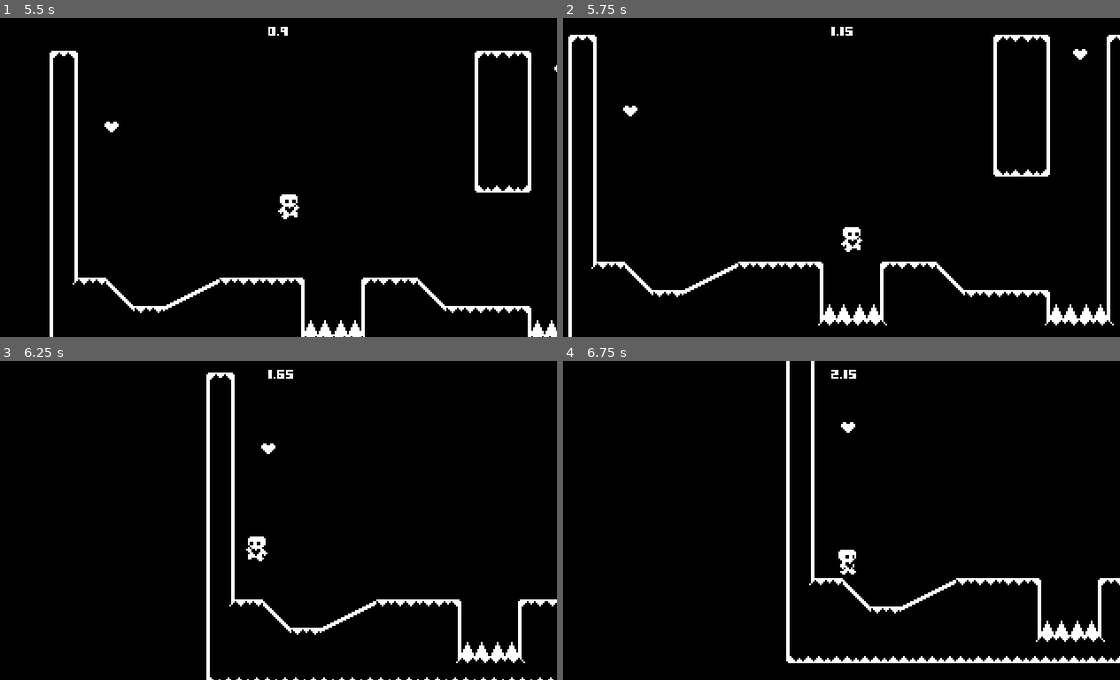
Above: before the commit, frames 1-4 (two rows, left to right).
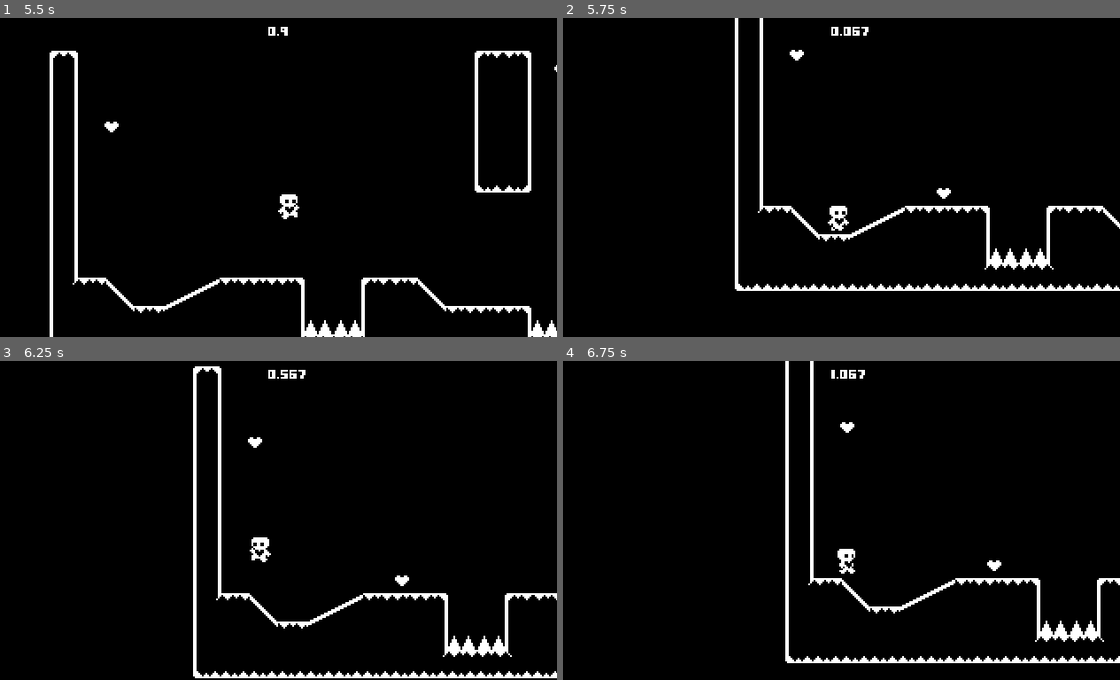
Above: after the commit, the same moments.

Repository: r2andrew/Heart-Platformer
Game: Godot game, scene res://start_menu.tscn
The game is run twice, just before and just after one commit, with the same random seed, the same clock (stepped at 60 frames per second) and the same inputs.
Inputs:
- Up to frame 1 (5.5 s): click "Start Game" at 0.5 s; click "Start Game" at 1.25 s; hold Right (move_right) 2.03-3.53 s; tap Space (jump) at 2.27, 3.02, 4.52, 5.27 s; tap Enter at 2.75 s; tap R (restart, bound only after the commit) at 3.5, 4.25 s; hold Left (move_left) 3.53-4.28 s; hold Right (move_right) from 4.28 s (still down)
- Up to frame 2 (5.75 s): keep holding Right (move_right); tap R (restart, bound only after the commit) at 5.65 s
- Up to frame 3 (6.25 s): release Right (move_right) at 5.78 s; hold Left (move_left) from 5.78 s (still down); tap Space (jump) at 6.02 s
- Up to frame 4 (6.75 s): release Left (move_left) at 6.53 s; hold Right (move_right) from 6.53 s (still down)

Frame 1 is identical in both runs. In frame 2, 8.0% of the frame differs, in the area x 0-100%, y 0-100%; in frame 3, 5.7%; in frame 4, 1.2%.
Error in both runs: Cannot call method 'change_scene_to_file' on a null value. (res://start_menu.gd:11)

Commit message:
add restart button + remove boost and respawn

Diff:
--- a/Events.gd
+++ b/Events.gd
@@ -1,6 +1,7 @@
 extends Node
 
 @export var times = []
+@export var just_restarted_r = false
 var levelIndex = 0
 
 signal level_completed
--- a/player.gd
+++ b/player.gd
@@ -15,16 +15,7 @@
 
 func _physics_process(delta):
 
-	# TEST: change movement data
-	if Input.is_action_just_pressed("ui_page_down"):
-		movement_data = load("res://FasterMovementData.tres")
-
 	just_wall_jumped = false
-
-	# TEST: go to spawn
-	if Input.is_action_just_pressed("ui_page_up"):
-		global_position = starting_position
-
 
 	apply_gravity(delta)
 
--- a/project.godot
+++ b/project.godot
@@ -92,6 +92,11 @@
 , Object(InputEventJoypadButton,"resource_local_to_scene":false,"resource_name":"","device":-1,"button_index":0,"pressure":0.0,"pressed":true,"script":null)
 ]
 }
+restart={
+"deadzone": 0.5,
+"events": [Object(InputEventKey,"resource_local_to_scene":false,"resource_name":"","device":-1,"window_id":0,"alt_pressed":false,"shift_pressed":false,"ctrl_pressed":false,"meta_pressed":false,"pressed":false,"keycode":0,"physical_keycode":82,"key_label":0,"unicode":114,"echo":false,"script":null)
+]
+}
 
 [layer_names]
 
--- a/world.gd
+++ b/world.gd
@@ -21,9 +21,12 @@
 	start_in.visible = true
 
 	get_tree().paused = true
-	LevelTransition.fade_from_black()
-	animation_player.play("countdown")
-	await animation_player.animation_finished
+	print(Events.just_restarted_r)
+	if !Events.just_restarted_r:
+		LevelTransition.fade_from_black()
+		animation_player.play("countdown")
+		await animation_player.animation_finished
+	else: Events.just_restarted_r = false
 	get_tree().paused = false
 	start_in.visible = false
 	start_level_msec = Time.get_ticks_msec()
@@ -31,6 +34,10 @@
 func _process(delta):
 	level_time = Time.get_ticks_msec() - start_level_msec
 	level_time_label.text = str(level_time / 1000.0)
+
+	if Input.is_action_just_pressed("restart"):
+		Events.just_restarted_r = true
+		get_tree().change_scene_to_file(scene_file_path)
 
 func retry():
 	await LevelTransition.fade_to_black()
Not shown, added: export_presets.cfg
